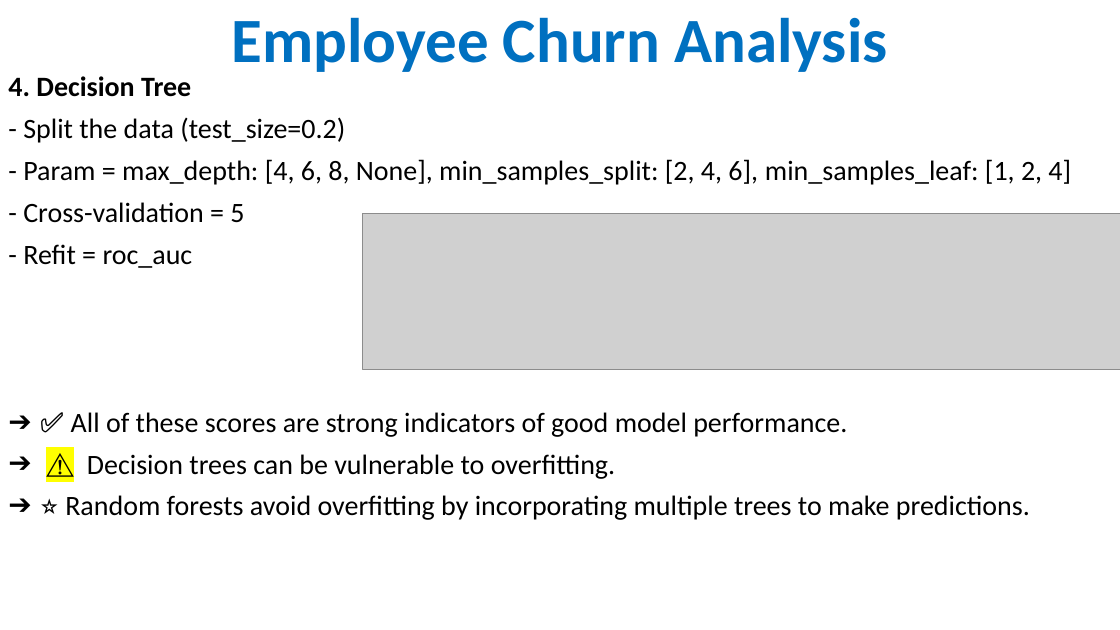
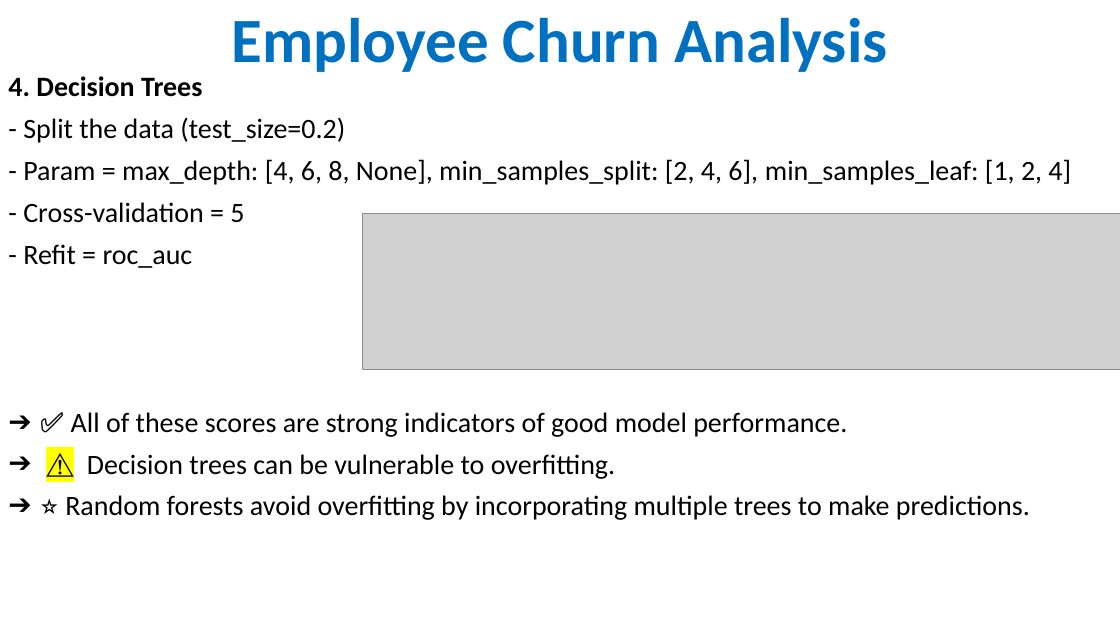
Before and after one commit to nhthien306AuT/SalifortMotors, a slide deck: slide 6 of final_report/report_DS.pptx. Drawn at 1120x630 pixels with LibreOffice and Linux fonts; fonts in the diff are those of the drawing; grey boxes stand for pictures. Boxes give left, top, right and bottom in pixels: in the first picture for what was removed or moved away, otherwise in the second. Text is boxed around its words. In the diff, an @@ line names an element or a change of style, - is before the commit and + after.

```diff
--- a/final_report/report_DS.pptx
+++ b/final_report/report_DS.pptx
@@ subtitle at (8,76,202,97): text changed @@
-4. Decision Tree
+4. Decision Trees
```
Also in this commit, not shown: 2 slides added, 4 other files.
